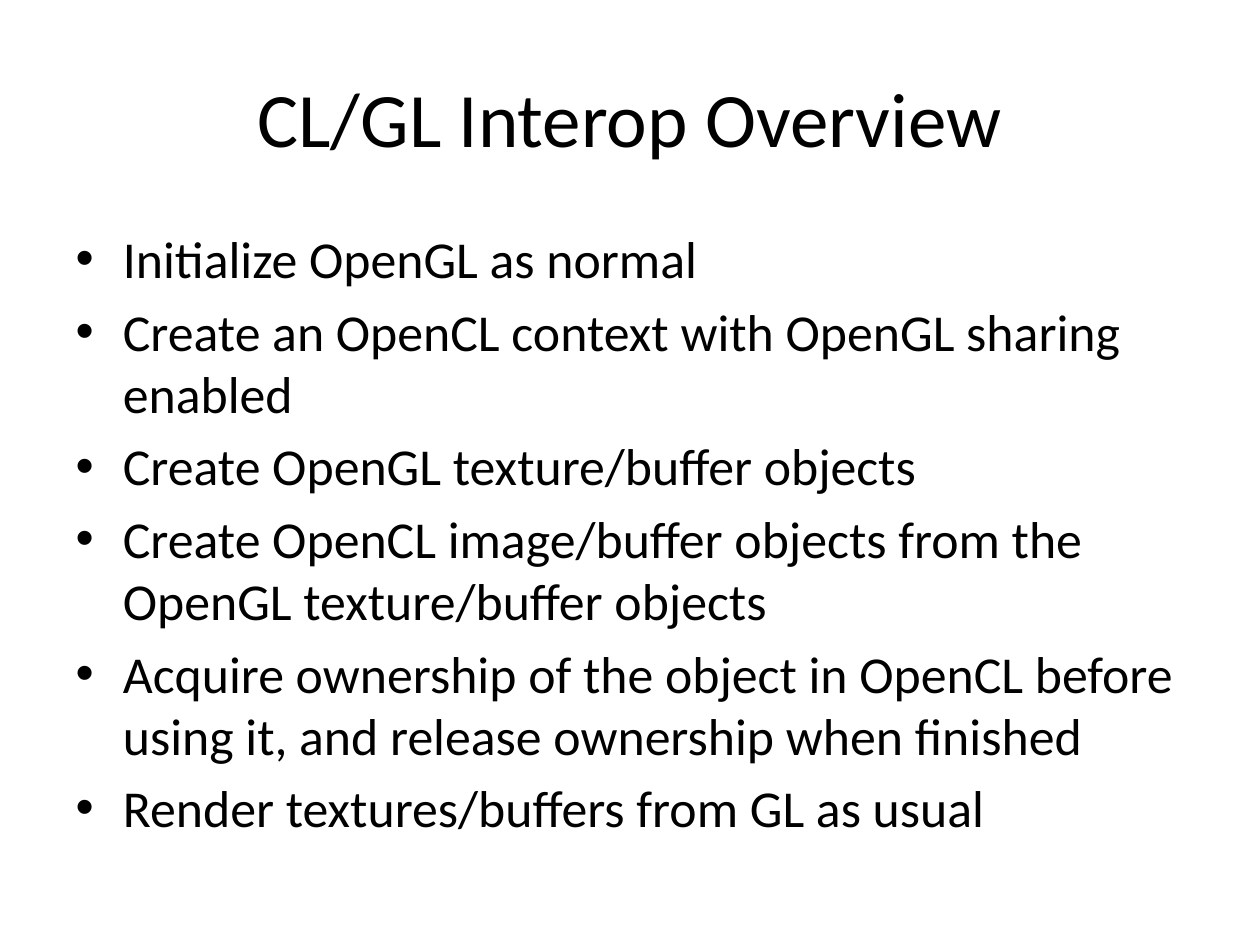
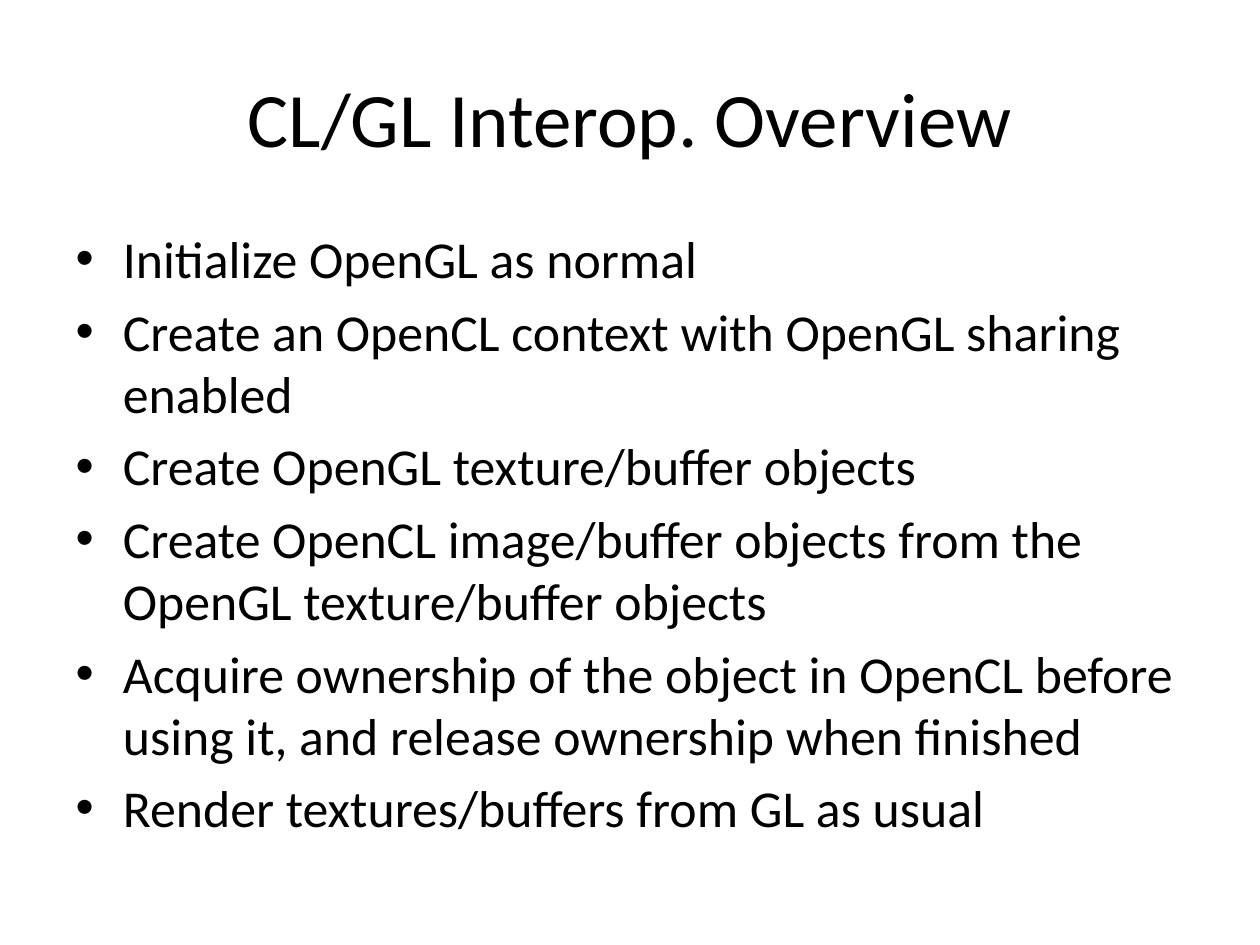
Before and after one commit to UoB-HPC/opencl-training-code, a slide deck: slide 3 of slides/advanced_part4.pptx. Drawn at 1260x945 pixels with LibreOffice and Linux fonts; fonts in the diff are those of the drawing. Boxes give left, top, right and bottom in pixels: in the first picture for what was removed or moved away, otherwise in the second. Text is boxed around its words. In the diff, an @@ line names an element or a change of style, - is before the commit and + after.

```diff
--- a/slides/advanced_part4.pptx
+++ b/slides/advanced_part4.pptx
@@ title at (248, 93, 1011, 160): text changed @@
-CL/GL Interop Overview
+CL/GL Interop. Overview
```
Also in this commit, not shown: 3 other slides changed, 1 other file.
